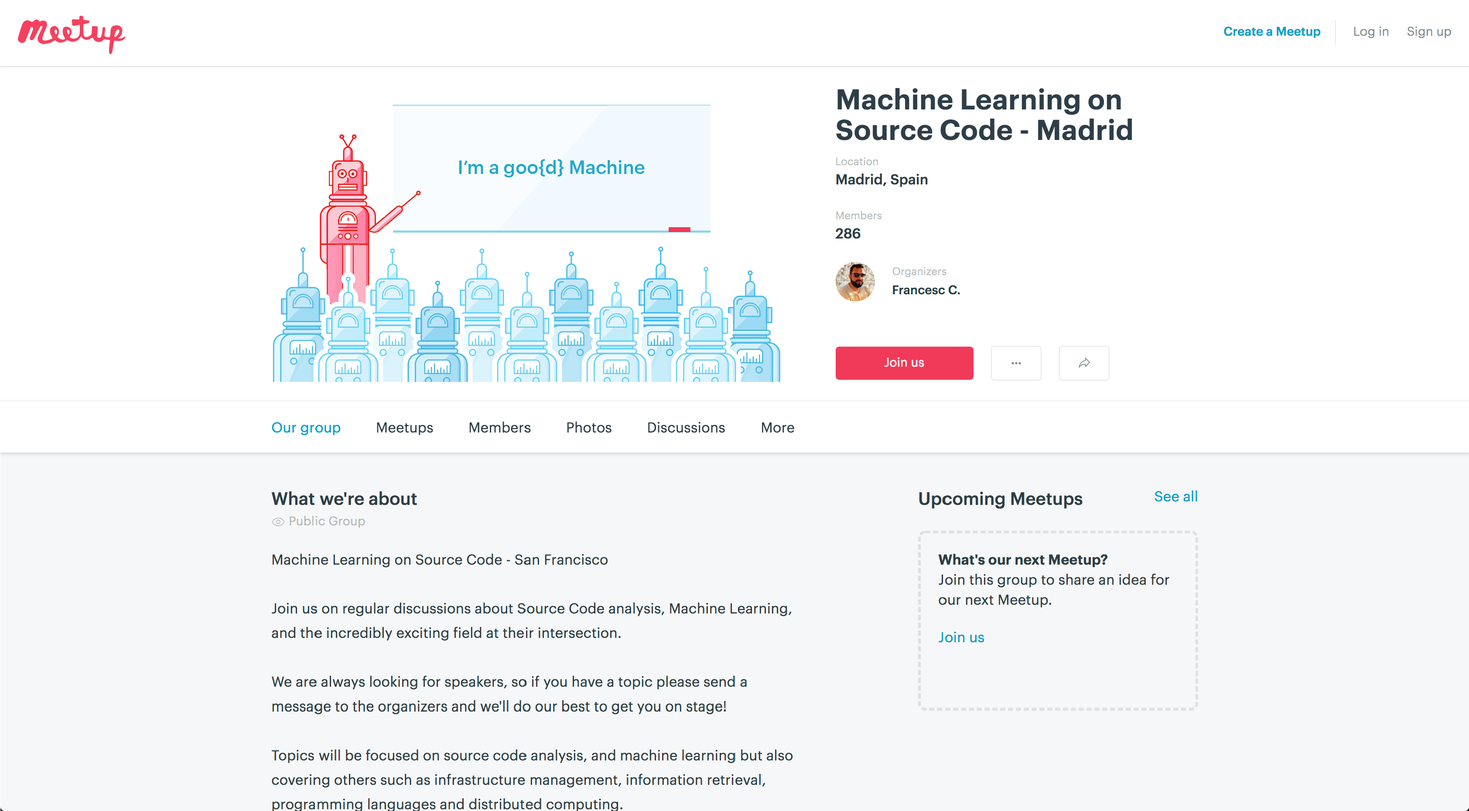
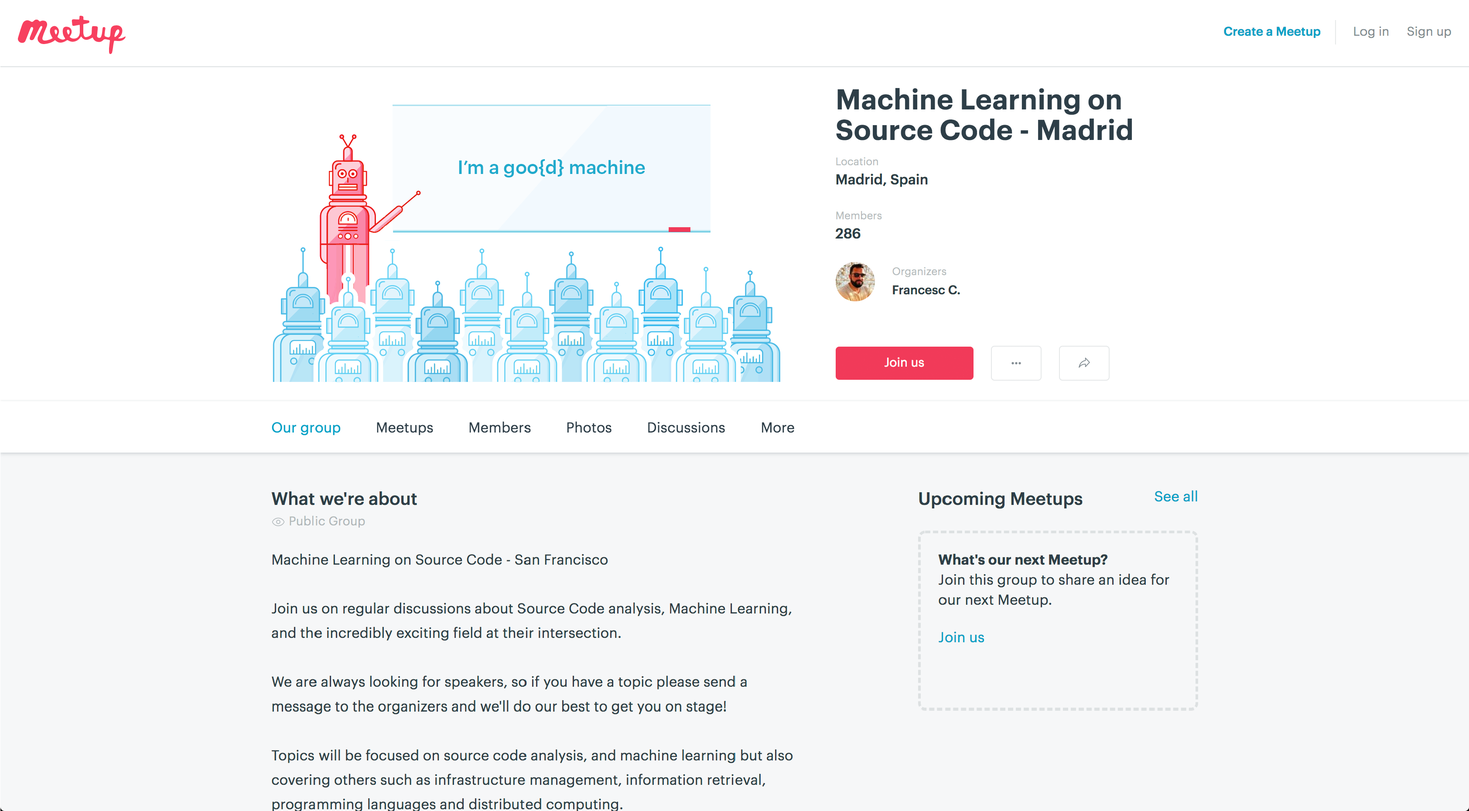
Layer changes from the first (1469, 811) image to the second:
renamed "I’m a goo{d} Machine" to "I’m a goo{d} machine", painted on it over box(569, 160, 645, 175)
